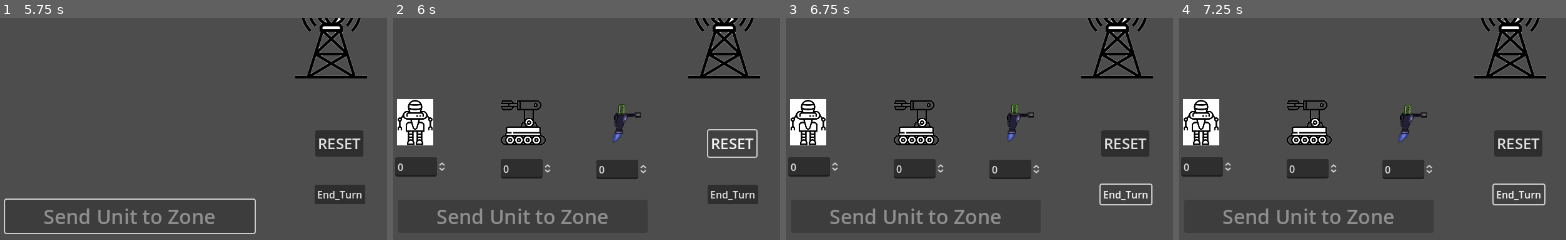
Above: before the commit, frames 1-4 (left to right).
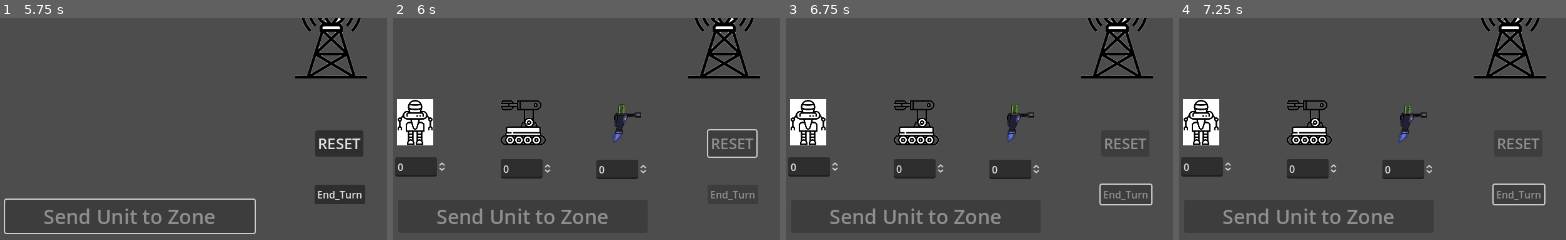
Above: after the commit, the same moments.

Repository: azzilian/CyberFrontLines
Game: Godot game, scene res://Scenes/MainMenu.tscn
Two runs of this game, one before a commit and one after it. Both use one fixed random seed, a clock stepped at 60 frames per second and the inputs below. The engine's default icon, where the game draws it, is replaced by a stand-in: a white triangle on a blue panel in a dark square.
Inputs (mouse positions are % of the whole screen's width and height, from its top left):
- Up to frame 1 (5.75 s): click "New Game" at 0.5 s; click (13, 43) at 1.25 s; click "Send Unit to Zone" at 2 s; click (93, 23) at 2.77 s; click "Send Unit to Zone" at 3.5 s; click (54, 38) at 4.25 s; click "Send Unit to Zone" at 5 s
- Up to frame 2 (6 s): click "RESET" at 5.75 s
- Up to frame 3 (6.75 s): click (94, 90) at 6.5 s, where only the run before the commit has a clickable "End_Turn"
- Up to frame 4 (7.25 s): no input
The pictures show only the part of the screen within x 50-100%, y 50-100%; the shares and areas given below are measured in that part.

Frame 1 is identical in both runs. In frame 2, 0.4% of the frame differs, in the area x 82-94%, y 54-82%; in frame 3, 0.4%; in frame 4, 0.4%.

Commit message:
fixed
reset disavbled other buttons = true

Diff:
--- a/Scenes/HUD/fields/battle_zone.gd
+++ b/Scenes/HUD/fields/battle_zone.gd
@@ -89,8 +89,8 @@
 	selected_zone = null
 	current_unit = 0
 	dispatch_button.disabled = true
-	dispatch_button.disabled = true
-	dispatch_button.disabled = true
+	reset_button.disabled = true
+	end_turn_button.disabled = true
 
 # Called every frame. 'delta' is the elapsed time since the previous frame.
 func _process(delta):
